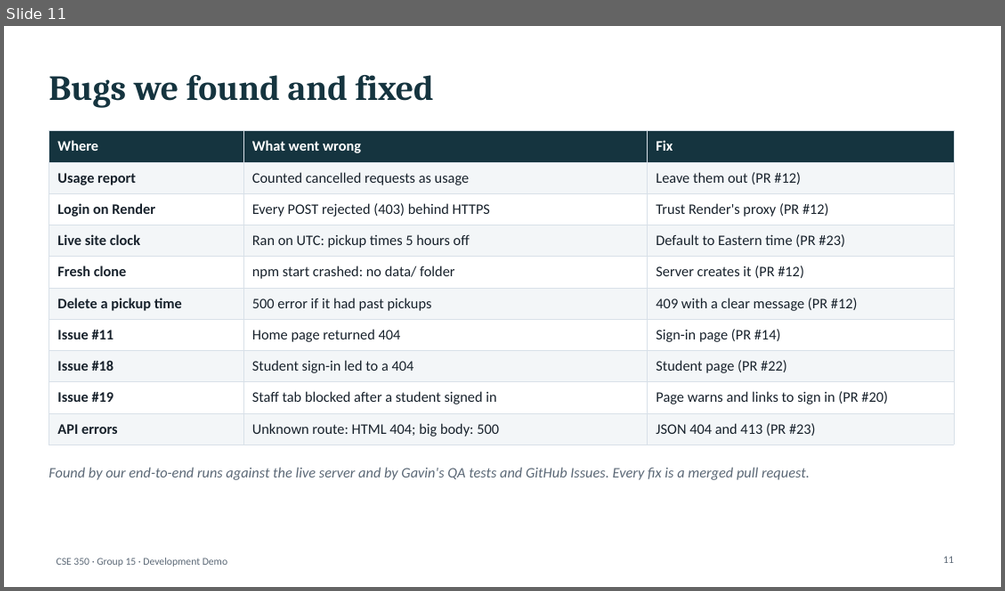
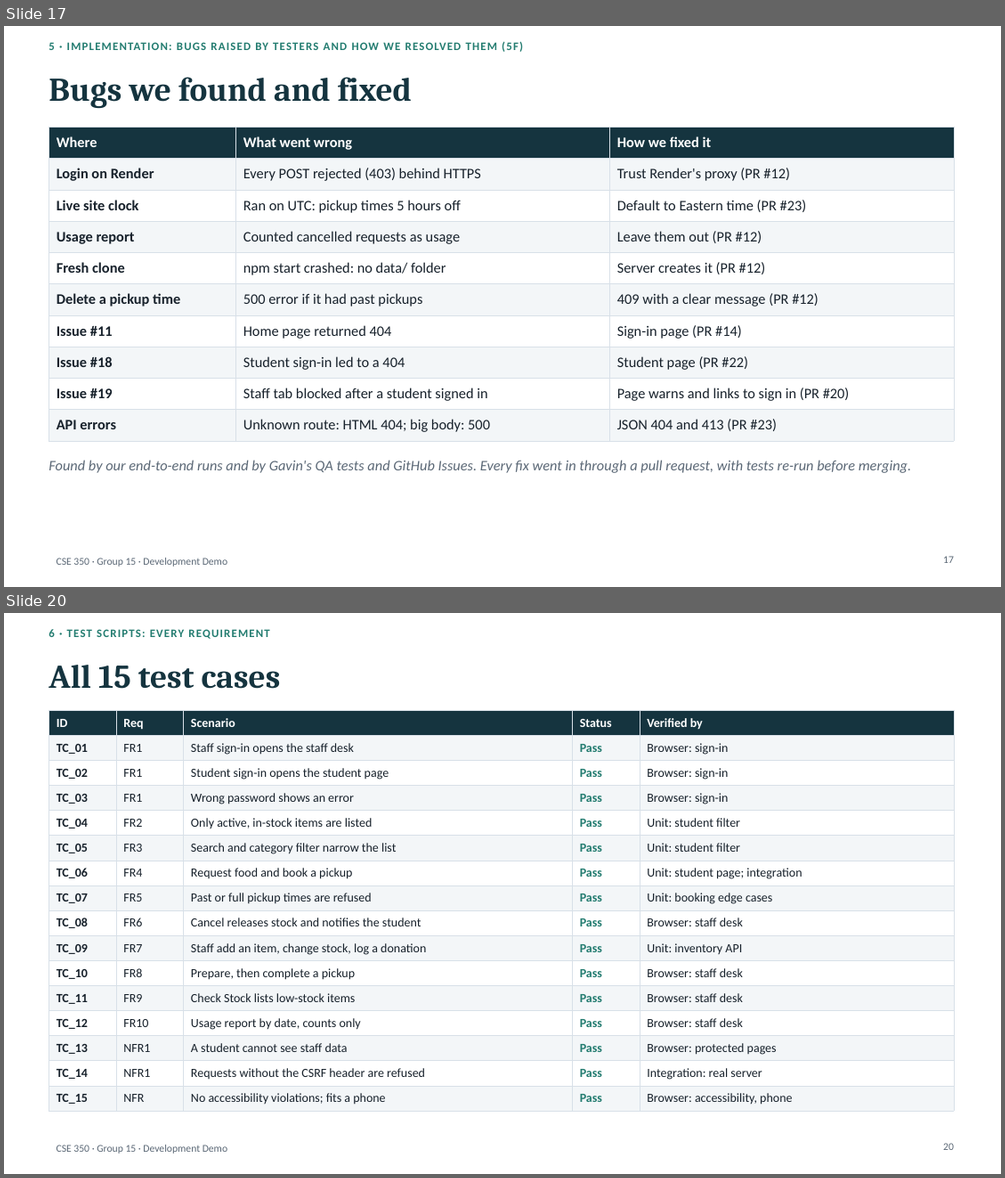
Before and after one commit to a0merr/University-Food-Pantry-CSE-350-, a slide deck: docs/presentation/CSE350_Demo_Deck_DRAFT.pptx. Shown one above the other, each under a label of ours: slide 11 before the commit, slides 17 and 20 after it; the slides between them are not shown. The pictures are 1005x591 and 1005x1178 pixels, drawn with LibreOffice and Linux fonts; fonts in the diff are those of the drawing. Boxes give left, top, right and bottom in pixels: in the first picture for what was removed or moved away, otherwise in the second. Text is boxed around its words. In the diff, an @@ line names an element or a change of style, - is before the commit and + after.

```diff
--- a/docs/presentation/CSE350_Demo_Deck_DRAFT.pptx
+++ b/docs/presentation/CSE350_Demo_Deck_DRAFT.pptx
@@ slide 20 added at (x1=4, y1=613, x2=1001, y2=1174), background #FFFFFF; not listed: 1 template element that a slide beside it also shows @@
@@ text added at (x1=48, y1=629, x2=269, y2=639), 11 pt, text #237C70, bold @@
+6 · TEST SCRIPTS: EVERY REQUIREMENT
@@ title added at (x1=48, y1=665, x2=281, y2=689), 32 pt, text #15343F, bold @@
+All 15 test cases
@@ table added at (x1=48, y1=710, x2=954, y2=1108), 16 rows, 5 columns @@
+ID | Req | Scenario | Status | Verified by
+TC_01 | FR1 | Staff sign-in opens the staff desk | Pass | Browser: sign-in
+TC_02 | FR1 | Student sign-in opens the student page | Pass | Browser: sign-in
+TC_03 | FR1 | Wrong password shows an error | Pass | Browser: sign-in
+TC_04 | FR2 | Only active, in-stock items are listed | Pass | Unit: student filter
+TC_05 | FR3 | Search and category filter narrow the list | Pass | Unit: student filter
+TC_06 | FR4 | Request food and book a pickup | Pass | Unit: student page; integration
+TC_07 | FR5 | Past or full pickup times are refused | Pass | Unit: booking edge cases
+TC_08 | FR6 | Cancel releases stock and notifies the student | Pass | Browser: staff desk
+TC_09 | FR7 | Staff add an item, change stock, log a donation | Pass | Unit: inventory API
+TC_10 | FR8 | Prepare, then complete a pickup | Pass | Browser: staff desk
+TC_11 | FR9 | Check Stock lists low-stock items | Pass | Browser: staff desk
+TC_12 | FR10 | Usage report by date, counts only | Pass | Browser: staff desk
+TC_13 | NFR1 | A student cannot see staff data | Pass | Browser: protected pages
+TC_14 | NFR1 | Requests without the CSRF header are refused | Pass | Integration: real server
+TC_15 | NFR | No accessibility violations; fits a phone | Pass | Browser: accessibility, phone
@@ page number added at (x1=943, y1=1143, x2=954, y2=1150), 10 pt, text #5B6876 @@
+20
@@ what was slide 11 is now slide 17 @@
@@ slide 17 changed as well @@
@@ text added at (x1=48, y1=41, x2=523, y2=52), 11 pt, text #237C70, bold @@
+5 · IMPLEMENTATION: BUGS RAISED BY TESTERS AND HOW WE RESOLVED THEM (5F)
@@ title "Bugs we found and fixed" at (x1=48, y1=77, x2=412, y2=109): size 34 to 32 pt @@
@@ table at (x1=48, y1=127, x2=954, y2=435) @@
-row 1: Where | What went wrong | Fix
-row 2: Usage report | Counted cancelled requests as usage | Leave them out (PR #12)
+row 1: Where | What went wrong | How we fixed it
+row 4: Usage report | Counted cancelled requests as usage | Leave them out (PR #12)
@@ table moved from (x1=48, y1=131, x2=954, y2=440) to (x1=48, y1=127, x2=954, y2=435) @@
@@ text at (x1=48, y1=459, x2=911, y2=473): text changed @@
-Found by our end-to-end runs against the live server and by Gavin's QA tests and GitHub Issues. Every fix is a merged pull request.
+Found by our end-to-end runs and by Gavin's QA tests and GitHub Issues. Every fix went in through a pull request, with tests re-run before merging.
@@ page number at (x1=943, y1=556, x2=954, y2=563): text changed @@
-11
+17
```
Also in this commit, not shown: 11 other slides changed, 12 other slides added, 1 slide removed, 5 other files.
